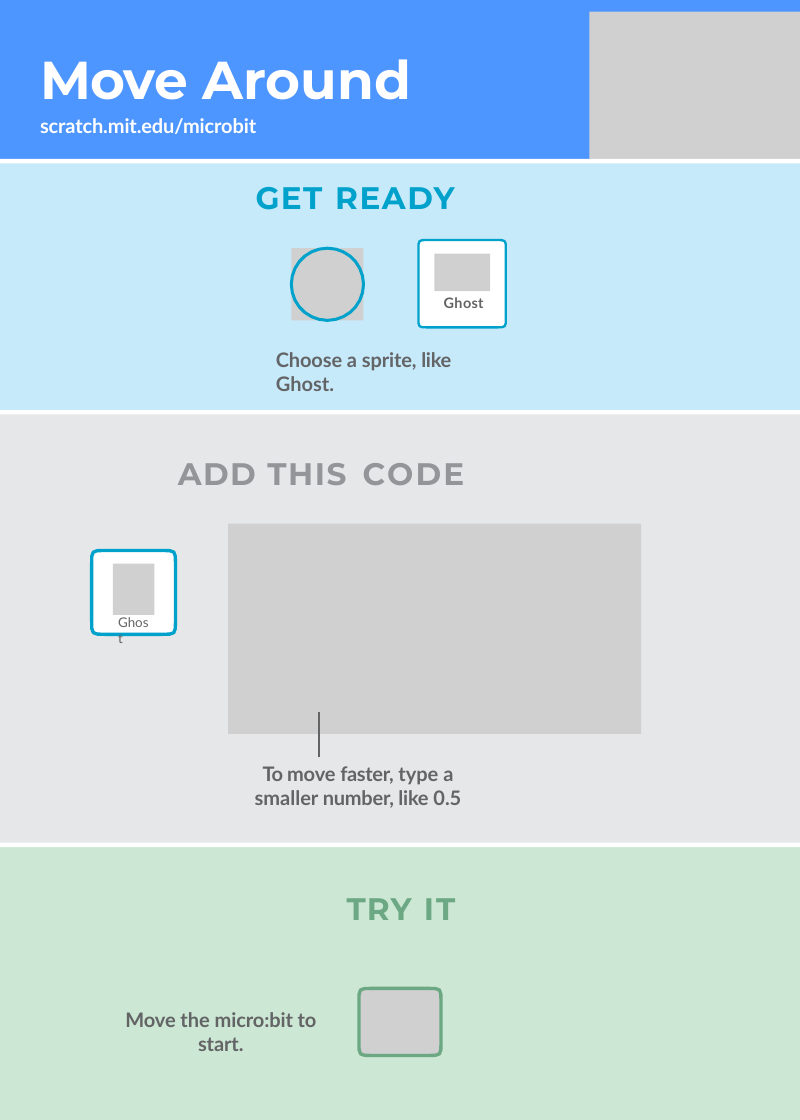
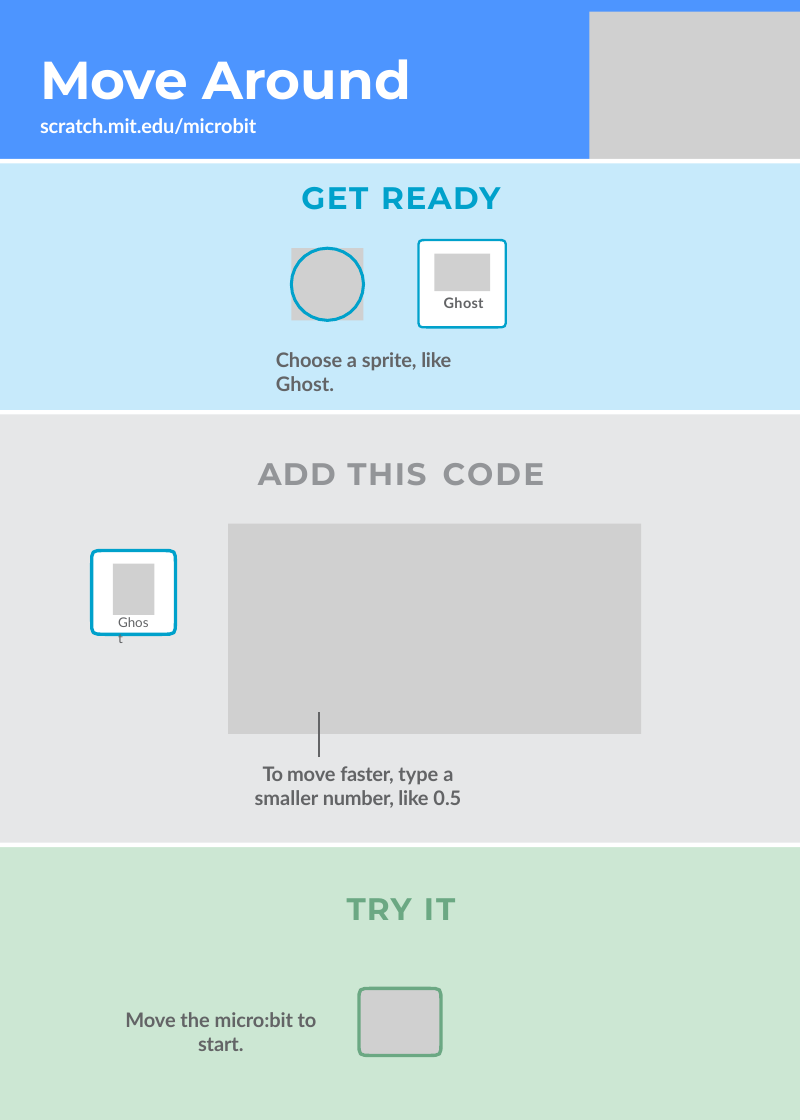
Before and after one commit to hansdejongehv/Scratch-Cards-Temp, a slide deck: slide 8 of English Scratch Cards easier to translate/microbit-cards.pptx. Drawn at 800x1120 pixels with LibreOffice and Linux fonts; fonts in the diff are those of the drawing; grey boxes stand for pictures. Boxes give left, top, right and bottom in pixels: in the first picture for what was removed or moved away, otherwise in the second. Text is boxed around its words. In the diff, an @@ line names an element or a change of style, - is before the commit and + after.

```diff
--- a/English Scratch Cards easier to translate/microbit-cards.pptx
+++ b/English Scratch Cards easier to translate/microbit-cards.pptx
@@ text "GET READY" at <box>301,187,500,210</box>: alignment left to centre @@
@@ text "GET READY": place and size @@
-text "GET READY" at <box>256,187,454,210</box>
+text "GET READY" at <box>301,187,500,210</box>
@@ text "ADD THIS CODE": place and size @@
-text "ADD THIS CODE" at <box>178,463,465,485</box>
+text "ADD THIS CODE" at <box>258,463,545,485</box>
@@ text "ADD THIS CODE" at <box>258,463,545,485</box>: alignment left to centre @@
```
Also in this commit, not shown: 14 other slides changed, 9 other files.
